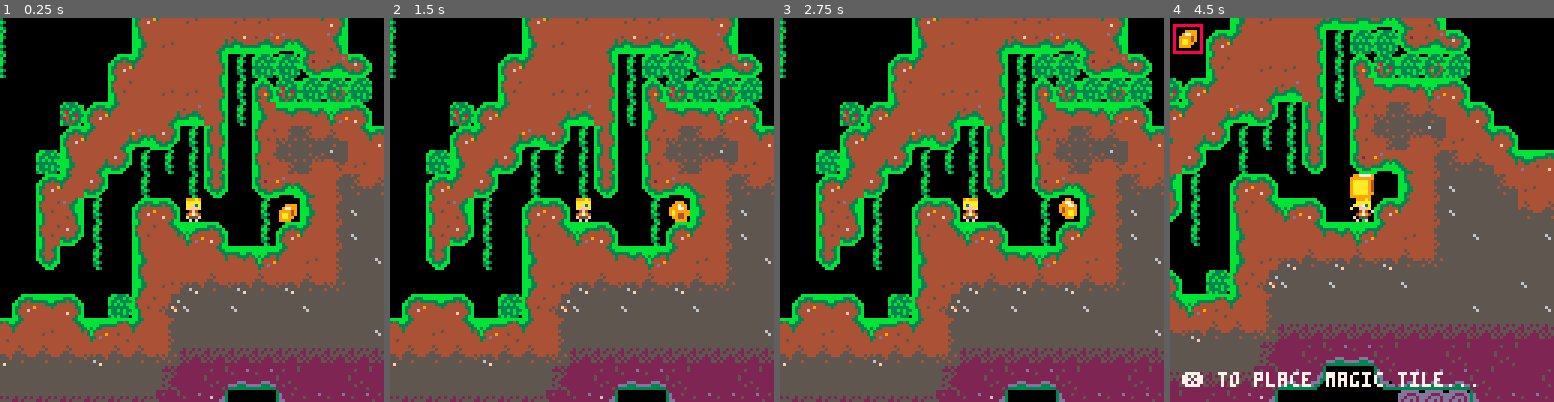
Above: before the commit, frames 1-4 (left to right).
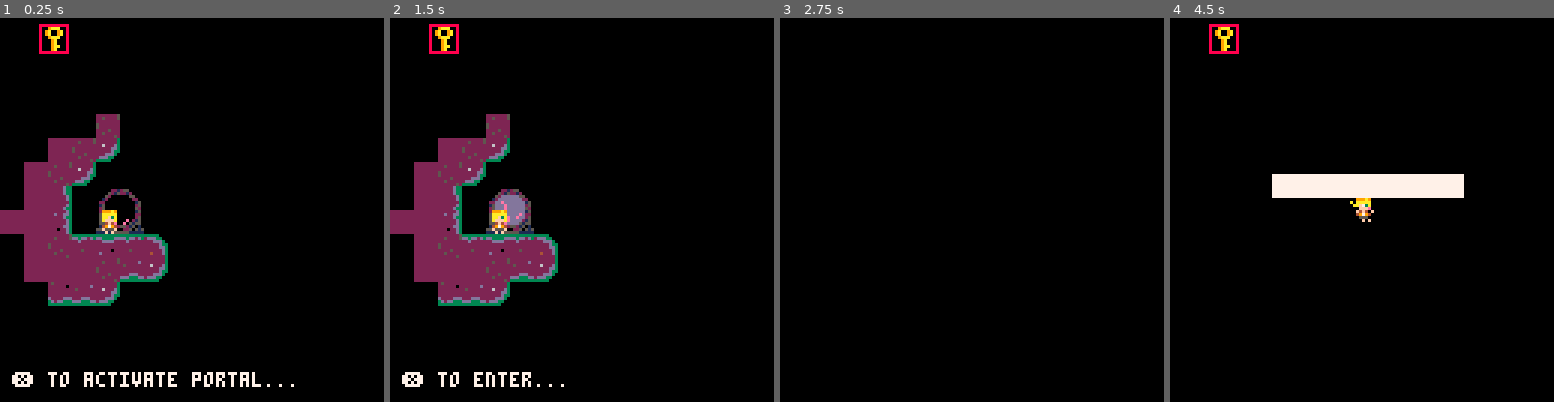
Above: after the commit, the same moments.

Repository: WilsonZheng0327/into-the-abyss
Game: PICO-8 cartridge depth.p8
Two runs of this game, one before a commit and one after it. Both use one fixed random seed, a clock stepped at 60 frames per second and the inputs below.
Inputs:
- Up to frame 1 (0.25 s): no input
- Up to frame 2 (1.5 s): tap O (Z key) at 0.33, 0.7, 1.43 s; tap X (X key) at 1.07 s
- Up to frame 3 (2.75 s): hold Left 1.97-2.37 s; tap X (X key) at 2.07, 2.4, 2.73 s; tap O (Z key) at 2.22 s; hold Down from 2.42 s (still down)
- Up to frame 4 (4.5 s): release Down at 2.82 s; hold Right 2.87-3.53 s; tap X (X key) every 0.33 s from 3.07 to 4.4 s; tap O (Z key) at 3.1, 3.98 s; hold Up 3.58-4.08 s; hold Right from 4.13 s (still down)

The runs differ from the first frame. In frame 1, 79% of the frame differs, in the area x 0-100%, y 0-100%; in frame 2, 80%; in frame 3, 74%; in frame 4, 81%.

Commit message:
layer 2 done

Diff:
--- a/depth.p8
+++ b/depth.p8
@@ -103,16 +103,16 @@
 000f454504455500333335333335505300003533335300003d2dd333ddd333dd33d22222222222d30033ddd22ddd330000000000225222225555555522522255
 000f55550444540033333353335335330000033335300000333333333333333333d2222222222d33000333333333300000000000222222525555555525252555
 __gff__
-0000000000000000000000000000000000000404040700030000000000000000000000000000000000000000000000000000000000000000000000000000000003030303030303030303030303030303030303030303030303030303030303030000000000000303030300030303030300000000000000000303000003030303
-0000000000000000000000000000000000000000000000000000000000000000000000000000030303030303030303030000000000000303030303030003030300000000000000000000000000000000000000000000000000000000000000000000000000000000000000000000000000000000000000000000000000000000
+0000000000000000000000000000000000000004040700030000000000000000404040400000000000000000000000004040404000000000000000000000000003030303030303030303030303030303030303030303030303030303030303030000000000000303030300030303030300000000000000000303000003030303
+0000000000000000000000000000000000000000000000000000000000000000030003030300030303030303830303030000030303030303030303030003030300000000000000000000000000000000000000000000000000000000000000000000000000000000000000000000000000000000000000000000000000000000
 __map__
 4d5b525051534900000000000000000000000000000000000000000000000000000000000048515a7c7d5e7f6f6f6f7f6f7d5b49000000000000000000000000444c6f00000000000000000000000000000000000000000000000000000000000000000000000000000000000000000000000000000000000000000000000000
 5d550000000000000057000000000046476400000000000000000000000000000000000000626248525a7e7c5e7c6f6f7d5b4962000000000000000000000000545c6f00000000000000000000000000000000000000000000000000000000000000000000000000000000000000000000000000000000000000000000000000
-4d55000060610000006200000000594a4b425800000000000046470065630000000000000062620062485351535a5f5e5b4962620000000000000000005966434a4c6f00000000000001000000000100000000000000000000000000000000000000000000000000000000000000000000000000000000000000000000000000
-6d4e42477071650000000000000000485249000000000064464a4b414243470000000000006262006200006262485152490062000000000059470000006262485a6c6f00000000000001010100010100000000000000000000000000000000000000000000000000000000000000000000000000000000000000000000000000
-7f6f6d4b42414047006364630000006200620000000000464a7e6e7e7e6e4b470000000000620000620000626200000000000000000000006269000000620062447c6f00000000000000000101010000000000000000000000000000000000000000000000000000000000000000000000000000000000000000000000000000
-6f6f6f6d6e6e6e4b434042405800000000620000000000447e6e5b5351525a4500000000000000000000006200464700000000000000000062620000000046434a4c6f00000000000000010101010100000000000000000000000000000000000000000000000000000000000000000000000001010100000000000000000000
-6f7f6f6f5d6e6e6e5b51504962000000006200000000464a6e6e55626363485158000000000000000068000000484b434347000000000000626200000000485a6e5c7f00000000000001010000000100000000000000000000000000000000000000000000000000000000000000000000000101000000000000000000000000
+4d55000060610000006200000000594a4b425800000000000046470065630000000000000062620062485351535a5f5e5b4962620000000000000000005966434a4c6f00000000000000000000000000000000000000000000000000000000000000000000000000000000000000000000000000000000000000000000000000
+6d4e42477071650000000000000000485249000000000064464a4b414243470000000000006262006200006262485152490062000000000059470000006262485a6c6f00000000000000000000000000000000000000000000000000000000000000000000000000000000000000000000000000000000000000000000000000
+7f6f6d4b42414047006364630000006200620000000000464a7e6e7e7e6e4b470000000000620000620000626200000000000000000000006269000000620062447c6f00000000002223000000000000000000000000000000000000000000000000000000000000000000000000000000000000000000000000000000000000
+6f6f6f6d6e6e6e4b434042405800000000620000000000447e6e5b5351525a4500000000000000000000006200464700000000000000000062620000000046434a4c6f00000000003233000000000000000000000000000000000000000000000000000000000000000000000000000000000001010100000000000000000000
+6f7f6f6f5d6e6e6e5b51504962000000006200000000464a6e6e55626363485158000000000000000068000000484b434347000000000000626200000000485a6e5c7f00000000434343000000000000000000000000000000000000000000000000000000000000000000000000000000000101000000000000000000000000
 6f6f6f6f5d6e5b534962620062000000000000000000546e7e7e5562686463656300000000000000594900000062485a7e4b4347000000006262000000006248505a7c00000000000000000000000000000000000000000000000000000000000000000000000000000000000000000000010100000000000000000000000000
 7d5e7c7d6e5b496200626200000000000000000064464a6e5b51556244434342470000000000000062620000006262485a6e7e5500000000626200000000620000444c00000000000000000000000000000000000000000000000000000000000000000000000000000000000000000001010000000000000000000000000000
 5d7e5b5053496262006262000000006800000000464a5b5249626700546c6d4e4b470000000000006200000000626200447e6e4b434700006262000000464241434a4c00000000000000000000000000000000000000000000000000000000000000000000000000000000000000000001000000000000000000000000000000
@@ -127,14 +127,14 @@
 7f6f6d4f4e4f4e4b4041434243414a6c4e4f4e4e4e4f4e4e6cafafafafafafafafafafafafafaeadb7b7b7b7b7b7b7adbdafafafafaf4d550000447c7f6f6f6f7f6f0000000000000000000000000000000000000000000000000000000000000000000000000000000000000000010101000000000000000000000000000000
 6f6f6f6f6f6f6f4e4f4e4e4f4e4f4e7f6f6f6f6f6f6f6f6faeadbdb7b7bdadadbdadbdadadadb7bba1000000000000bab7adadadadbf4d450000485a7c6f7f6f6f6f0000000000000000000000000000000000000000000000000000000000000000000000000000000000000001010001000000000000000000000000000000
 afafafafafafafafafafafafafafafafafafafafafafafafbdb7bb0000bab7b7b7bdadadbda90000b000acac0000000000babdadadbf4d55000000444c6f6f6f6f6f0000000000000000000000000000000000000000000000000000000000000000000000000000000000000001010101000001010101010000000000000000
-adbdadadbdadadadadadbdadbdadadadadbdbdadbdadbdb7bb0000000000acacacbab7b7b7bb0000b1000000000000000000babdadbf4d55000000444c7f6f7f6f6f0000000000000000000000000000000000000000000000000000000000000000000000000000000000000000000101000001000000010100000000000000
-adadbdadbdb7b7b7b7b7b7b7b7b7bdadbdadadadbdb7bbb1acacac0000acacac0000b100a1000000a100000000000000000000babdbf6d55000000444c7f6f6f6f6f0000000000000000000000000000000000000000000000000000000000000000000000000000000000000000000001000001000000000100000000000000
-bdadadbdbb000000000000000000bab7b7b7b7b7bb0000a1acacacac00acac000000a100b0000000b000000000acacac00000000babdaf790000464a4c6f7f6f6f6f0000000000000000000000000000000000000000000000000000000000000000000000000000000000000000000001000001000000000100000000000000
-adadbdbb0000000000000000000000000000a100000000b000acac00000000000000b000a1000000b00000000000acacac00000000a8bdb90000444f6c6f6f6f01000000000000000000000000000000000000000000000000000000000000000000000000000100000000000000000001010101000000000100000000000000
-bdadb9002021000000000000000000000000b000000000a1000000000000000000b2a0b3b000b2b3b1b2b300000000000000000000a8ada9000078afaf6f6f6f01000000000000000000000000000000000000000000000000000000000000000000000000010100000000000000000101010101010101000100000000000000
-adada9003031000000000000000000000000b100000000b0000000000000000000a2a4a3b0b4a4a4a0a4a4b5000000000000000000a8adb90000a8bdadbf6f6f01000000000000000000000000000000000000000000000000000000000000000000000001010000000000000000000100000000000001010101010000000000
-adadbda6a7a6ab000000000000000000b2b3a100000000b00000000000ac00000000a500b100a2a4a4a4a300000000000000000000babdb90000b8adadbdafaf01000000000000000000000000000000000000000000000000000000000000010100000101000000000000000000000100000000000000000000010000000000
-bdadadadbdb7bb000000000000000000a4a4a0a4a4b500b00000000000ac00000000b2a4a0a4b3a2a4a3000000000000000000000000babb0000a8adbdadadad01000000000000000000000000000000000000000000000000000000000000000101000100000000000000000000000100000001010100000000010000000000
-adbdb6b7bb0000000000000000000000a2a4a4a4a4a4b3b100000000acacac000000a2a4a4a4a4b500000000acac00000000aaab000000000000a8bdadadbdad01000000000000000000000000000000000000000000000000000000000000000001010100000000000000000000000100000001000100000000010000000000
-bdb9000000000000000000000000000000a2a4a3a2a4a4a0a4b30000acacacac000000a2a4a4a300000000acacac00000000baadab0000000000a8adadbdadad01000000000000000000000000000000000000000000000000000000000000000000010000000000000000000000000100000001000100000000010000000000
-adb900000000000000000000000000000000000000a2a4a4a4a40000acacacacac000000a500000000acacacacacac00000000babda6a7a7a6a6bdadadadadad01000000000000000000000000000000000000000000000000000000000000000000000000000000000000000000000101000001000100000000010000000000
+adbdadadbdadadadadadbdadbdadadadadbdbdadbdadbdb7bb000000000000acacbab7b7b7bb0000b1000000000000000000babdadbf4d55000000444c7f6f7f6f6f0000000000000000000000000000000000000000000000000000000000000000000000000000000000000000000101000001000000010100000000000000
+adadbdadbdb7b7b7b7b7b7b7b7b7bdadbdadadadbdb7bbb1acac00000000acacac00b100a1000000a100000000acacac000000babdbf6d55000000444c7f6f6f6f6f0000000000000000000000000000000000000000000000000000000000000000000000000000000000000000000001000001000000000100000000000000
+bdadadbdbb0000000000b1000000bab7b7b7b7b7bb0000a1acacac000000acac0000a100b0000000b00000000000acacac000000babdaf790000464a4c6f7f6f6f6f0000000000000000000000000000000000000000000000000000000000000000000000000000000000000000000001000001000000000100000000000000
+adadbdbb000000000000a100000000000000a100000000b000acac000000ac000000b000a1000000b0000000000000000000000000a8bdb90000444f6c6f6f6f01000000000000000000000000000000000000000000000000000000000000000000000000000100000000000000000001010101000000000100000000000000
+bdadb900202100000000b000000000000000b000000000a1000000000000000000b2a0b3b000b2b3b1b2b300000000000000000000a8ada9000078afaf6f6f6f01000000000000000000000000000000000000000000000000000000000000000000000000010100000000000000000101010101010101000100000000000000
+adada9003031000000b2a0b3000000000000b100000000b0000000000000000000a2a4a3b0b4a4a4a0a4a4b5000000000000000000a8adb90000a8bdadbf6f6f01000000000000000000000000000000000000000000000000000000000000000000000001010000000000000000000100000000000001010101010000000000
+adadbda6a7a6ab0000a4a4a400000000b2b3a100000000b000000000000000000000a500b100a2a4a4a4a300000000000000000000babdb90000b8adadbdafaf01000000000000000000000000000000000000000000000000000000000000010100000101000000000000000000000100000000000000000000010000000000
+bdadadadbdb7bb0000a2a4a4b5000000a4a4a0a4a4b500b00000000000ac00000000b2a4a0a4b3a2a4a3000000000000000000000000babb0000a8adbdadadad01000000000000000000000000000000000000000000000000000000000000000101000100000000000000000000000100000001010100000000010000000000
+adbdb6b7bb0000000000a4a300000000a2a4a4a4a4a4b3b100000000acacac000000a2a4a4a4a4b500000000acac00000000aaab000000000000a8bdadadbdad01000000000000000000000000000000000000000000000000000000000000000001010100000000000000000000000100000001000100000000010000000000
+bdb900000000ac000000a50000ac000000a2a4a3a2a4a4a0a4b30000acacacac000000a2a4a4a300000000acacac00000000baadab0000000000a8adadbdadad01000000000000000000000000000000000000000000000000000000000000000000010000000000000000000000000100000001000100000000010000000000
+adb900000000acac00000000acacac000000000000a2a4a4a4a400acacacacacac000000a500000000acacacacacac00000000babda6a7a7a6a6bdadadadadad01000000000000000000000000000000000000000000000000000000000000000000000000000000000000000000000101000001000100000000010000000000
--- a/magic_tile.lua
+++ b/magic_tile.lua
@@ -1,14 +1,5 @@
 function magic_tile_item_update()
     tile_animate(not player.tile_available)
-
-    if player.tile_available and btnp(❎) then
-        -- reset magic cursor location to player
-        if not player.holding_tile then
-            magic_cursor.x=player.x-(player.x%8)
-            magic_cursor.y=player.y-(player.y%8)
-        end
-        player.holding_tile = not player.holding_tile
-    end
 end
 
 function tile_animate(available)
@@ -45,6 +36,15 @@
 end
 
 function magic_tile_update()
+    if player.tile_available and btnp(❎) then
+        -- reset magic cursor location to player
+        if not player.holding_tile then
+            magic_cursor.x=player.x-(player.x%8)
+            magic_cursor.y=player.y-(player.y%8)
+        end
+        player.holding_tile = not player.holding_tile
+    end
+
     if player.holding_tile and btnp(🅾️) then
         -- check placement not on player or map tile
         local orig_sp=mget(magic_cursor.x/8,magic_cursor.y/8)
--- a/main.lua
+++ b/main.lua
@@ -5,25 +5,29 @@
         sp = 2,
         -- x = 32,
         -- y = 8,
-        x=25*8,y=12*8,
-        w = 8,
-        h = 8,
-        flp = false, --flipped
-        dx = 0,
-        dy = 0,
-        max_dx = 10,
-        max_dy = 3,
-        acc = 2,
-        boost = 6.2, --y acceleration
-        anim = 0,
-        running = false,
-        jumping = false,
-        falling = false,
-        landed = false,
-        vision_radius = 32,
-        tile_available = false,
-        holding_tile = false,
-        has_layer2_key = false,
+        x=4*8,y=26*8,
+        w=8,
+        h=8,
+        flp=false, --flipped
+        dx=0,
+        dy=0,
+        max_dx=10,
+        max_dy=3,
+        acc=2,
+        boost=6.0, --y acceleration
+        anim=0,
+        running=false,
+        jumping=false,
+        falling=false,
+        landed=false,
+        vision_radius=32,
+        tile_available=false,
+        holding_tile=false,
+        has_layer2_key=true,
+        portal_opened=false,
+        on_portal=false,
+
+        dead=false,
     }
 
     -- save map data for fog effect
@@ -95,7 +99,7 @@
 
     -- check tiles around player
     for mx=px-8,px+16 do
-        for my=py-8,py+16 do
+        for my=py-16,py+16 do
             -- check map bounds
             if mx >= 0 and mx < 128 and my >= 0 and my < 34  then
                 local dist = sqrt((mx*8-player.x)^2 + (my*8-player.y)^2)
@@ -116,10 +120,12 @@
 function _update()
     if not player.holding_tile then player_update() end
     player_animate()
-    -- fog_update()
+    fog_update()
     check_object_collisions()
     magic_tile_item_update()
-    magic_tile_update()
+    if not player.on_portal then
+        magic_tile_update()
+    end
     key_item_update()
 
     cam_x=player.x-64+(player.w/2)
@@ -150,15 +156,32 @@
         print("❎ to cancel",cam_x+74,cam_y+118,7)
         spr(magic_cursor.sp,magic_cursor.x,magic_cursor.y,1,1)
         magic_cursor_update()
-    elseif player.tile_available and not player.holding_tile then
+    elseif player.tile_available and not player.holding_tile
+    and not player.on_portal then
         print("❎ to place magic tile...",cam_x+4,cam_y+118,7)
     end
 
+    if player.on_portal then
+        if not player.portal_opened then
+            print("❎ to activate portal...",cam_x+4,cam_y+118,7)
+        else
+            print("❎ to enter...",cam_x+4,cam_y+118,7)
+        end
+    end
+
     spr(key_item.sp,key_item.x,key_item.y,1,1)
+    if player.has_layer2_key then
+        --indicator for having layer 2 key
+        rect(cam_x+13,cam_y+2,cam_x+22,cam_y+11, 8)
+        spr(24,cam_x+14,cam_y+3,1,1)
+    end
+
+    if player.dead then die() end
+
 
     --test
     -- rect(x1r, y1r, x2r, y2r, 7)
-    -- print(tostr(player.has_layer2_key), player.x-16,player.y,7)
+    -- print(tostr(player.portal_opened), player.x-16,player.y,7)
     -- print(key_item.sp, player.x-16,player.y+8,7)
     -- if btnp(🅾️) then
     --     print("yoyo",cam_x,cam_y,7)
--- a/player.lua
+++ b/player.lua
@@ -60,6 +60,27 @@
         end
     end
 
+    -- check death block collision
+    if collide_all_directions(7) then
+        player.dead=true
+    end
+
+    if collide_all_directions(6) then
+        player.on_portal=true
+        if not player.portal_opened then
+            if btnp(❎) then
+                player.portal_opened=true
+                mset(4,25,34) mset(4,26,50) mset(5,25,35) mset(5,26,51)
+                original_map[4][25]=34
+                original_map[4][26]=50
+                original_map[5][25]=35
+                original_map[5][26]=51
+            end
+        else
+            if btnp(❎) then tp_to_layer_3() end
+        end
+    else player.on_portal=false end
+
     player.x+=player.dx
     player.y+=player.dy
 
@@ -107,3 +128,38 @@
 function limit_speed(num, max)
     return mid(-max,num,max)
 end
+
+-- helper function
+function collide_all_directions(flag)
+    return collide_map(player,"down",flag)
+    or collide_map(player,"up",flag)
+    or collide_map(player,"left",flag)
+    or collide_map(player,"right",flag)
+end
+
+function tp_to_layer_3()
+    cls(0)
+    for j=1,30 do flip() end
+    player.x=72*8 player.y=4*8
+end
+
+function die()
+    cls(0)
+    for j=1,10 do flip() end
+    local m1 = "wOAH..."
+    print(m1, cam_x+10, cam_y+50, 7)
+    for j=1,40 do flip() end
+    local m2 = "tHAT wAS a sCARY nIGHTMARE..."
+    print(m2, cam_x+10, cam_y+56, 7)
+    for j=1,50 do flip() end
+    local m3 = "lET'S nOT dO tHAT..."
+    print(m3, cam_x+10, cam_y+62, 7)
+    -- Pause to let player read
+    for i=1,60 do flip() end
+
+    player.x=56*8 player.y=28*8
+    player.dead=false
+    player.has_layer2_key=false
+    key_item.sp=24
+    original_map[key_item.x/8][key_item.y/8] = key_item.sp
+end
